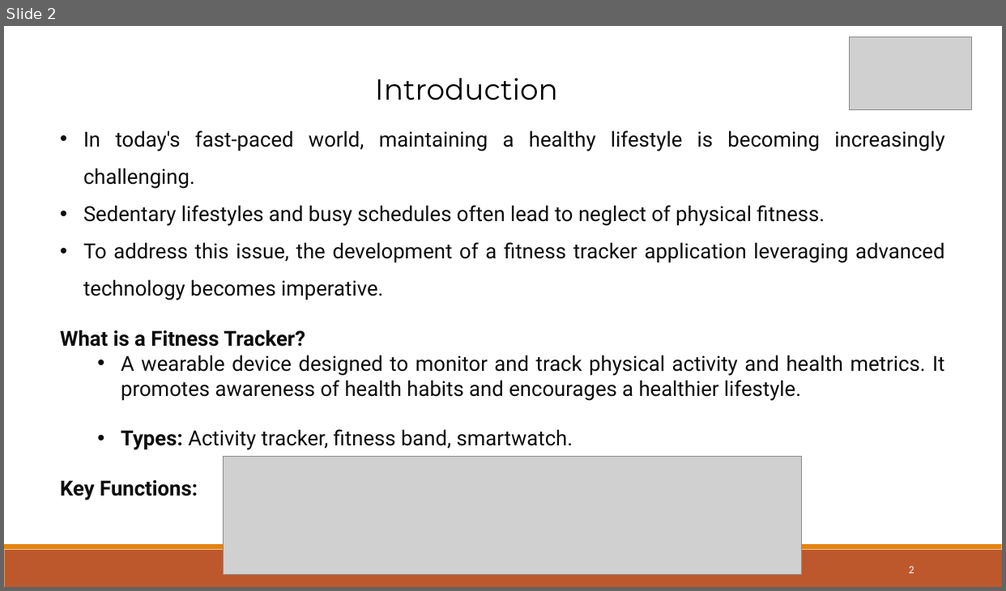
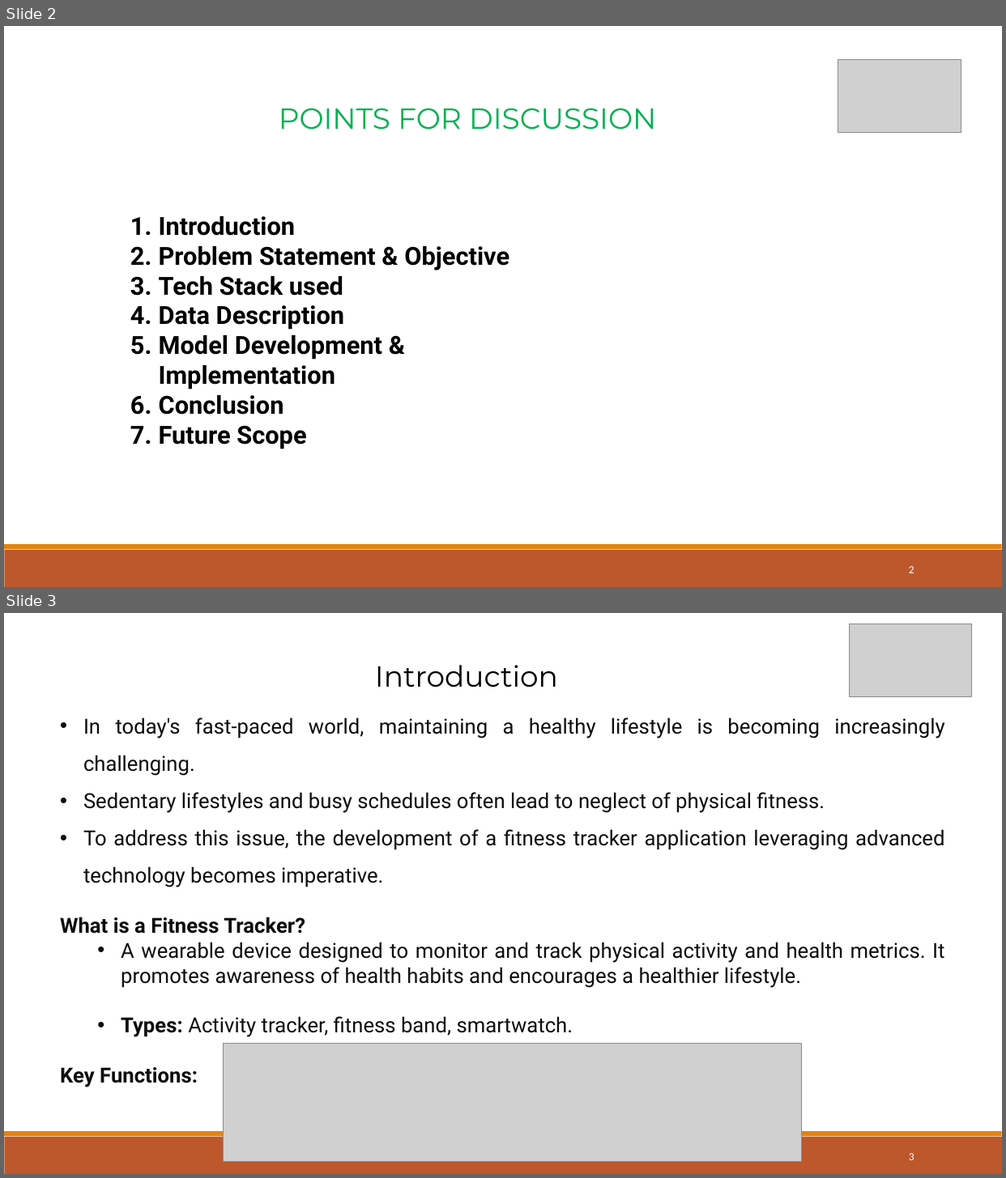
Before and after one commit to mrudulamadhavan/MrudulaAP_Scifor, a slide deck: MainProject/FITNESS TRACKER.pptx. Shown one above the other, each under a label of ours: slide 2 before the commit, slides 2 and 3 after it. The pictures are 1006x591 and 1006x1178 pixels, drawn with LibreOffice and Linux fonts; fonts in the diff are those of the drawing; grey boxes stand for pictures. Boxes give left, top, right and bottom in pixels: in the first picture for what was removed or moved away, otherwise in the second. Text is boxed around its words. In the diff, an @@ line names an element or a change of style, - is before the commit and + after.

```diff
--- a/MainProject/FITNESS TRACKER.pptx
+++ b/MainProject/FITNESS TRACKER.pptx
@@ slide 2 added at (x1=4, y1=26, x2=1002, y2=587), background #FFFFFF; not listed: 2 template elements that a slide beside it also shows @@
@@ picture added at (x1=838, y1=60, x2=961, y2=133) @@
@@ text added at (x1=279, y1=108, x2=656, y2=130), 28 pt, text #00B050 @@
+POINTS FOR DISCUSSION
@@ text added at (x1=159, y1=216, x2=509, y2=450), 24 pt, text #000000, bold @@
+1. Introduction
+2. Problem Statement & Objective
+3. Tech Stack used
+4. Data Description
+5. Model Development & Implementation
+6. Conclusion
+7. Future Scope
@@ page number added at (x1=909, y1=566, x2=914, y2=574), 10.5 pt, text #FFFFFF @@
+2
@@ what was slide 2 is now slide 3 @@
```
Also in this commit, not shown: 5 slides changed, 3 other slides added, 1 other file.
